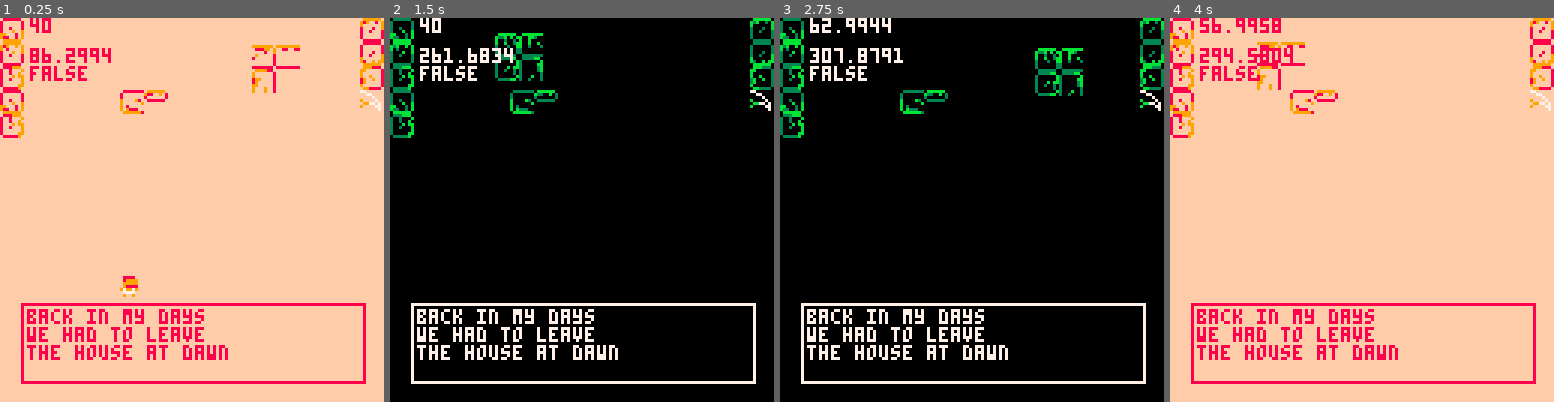
Above: before the commit, frames 1-4 (left to right).
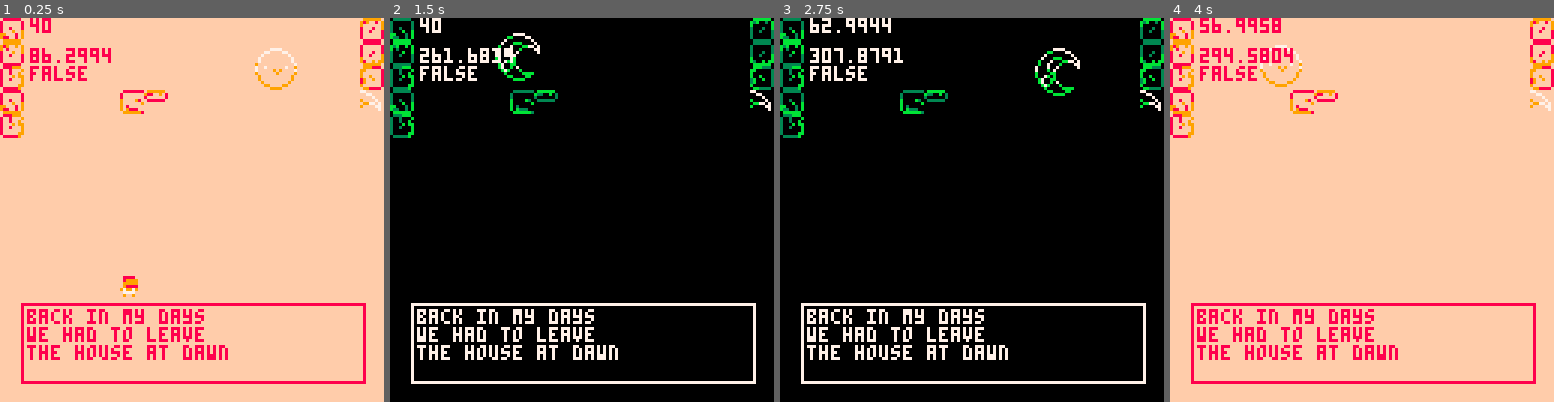
Above: after the commit, the same moments.

Repository: NataliaPrzemylska/milk1-way
Game: PICO-8 cartridge milkjourney.p8
The game is run twice, just before and just after one commit, with the same random seed, the same clock (stepped at 60 frames per second) and the same inputs.
Inputs:
- Up to frame 1 (0.25 s): no input
- Up to frame 2 (1.5 s): tap X (X key) at 0.33, 1.07 s; tap O (Z key) at 0.7 s
- Up to frame 3 (2.75 s): hold Right 1.6-2.1 s; tap O (Z key) at 1.7, 2.1, 2.5 s; tap X (X key) at 1.85 s; hold Up 2.15-2.42 s; hold Right from 2.47 s (still down)
- Up to frame 4 (4 s): tap O (Z key) at 2.9, 3.3, 3.7 s; tap X (X key) at 2.97 s; release Right at 3.03 s; hold Left 3.08-3.58 s

The runs differ from the first frame. In frame 1, 0.6% of the frame differs, in the area x 65-79%, y 7-20%; in frame 2, 0.9%; in frame 3, 0.9%, in the area x 66-79%, y 7-21%; in frame 4, 0.6%.

Commit message:
spawn cordinates for first 4 levels update

Diff:
--- a/levels.lua
+++ b/levels.lua
@@ -2,21 +2,21 @@
 
 levels = {}
 levels[1] = { left_lvl=nil, right_lvl=2, mapX=0, mapY=0,
-    spawn_left={x=10, y=20}, spawn_right={x=120, y=32},
+    spawn_left={x=10, y=20}, spawn_right={x=120, y=40},
     quote="back in my days\nwe had to leave\nthe house at dawn"}
 
 levels[2] = { left_lvl=1, right_lvl=3, mapX=1, mapY=0,
-    spawn_left={x=1, y=64}, spawn_right={x=120, y=16},
+    spawn_left={x=1, y=40}, spawn_right={x=120, y=80},
     quote="back in my days\nwe had to walk uphill\nall the way"}
 
-levels[3] = { left_lvl=2, right_lvl=4, mapX=1, mapY=0,
-    spawn_left={x=1, y=64}, spawn_right={x=120, y=16},
+levels[3] = { left_lvl=2, right_lvl=4, mapX=2, mapY=0,
+    spawn_left={x=1, y=80}, spawn_right={x=120, y=16},
     quote="and the hills\nwere *really* tall"}
 
-levels[4] = { left_lvl=3, right_lvl=nil, mapX=2, mapY=0,
-    spawn_left={x=1, y=64}, spawn_right=nil,
+levels[4] = { left_lvl=3, right_lvl=nil , mapX=3, mapY=0,
+    spawn_left={x=1, y=16}, spawn_right=nil,
     quote="but I finally found the cow",
-    cow_location={x=64, y=32, width=8, height=8}}
+    cow_location={x=64, y=49, width=8, height=8}}
 
 mapX = levels[1].mapX
 mapY = levels[1].mapY
@@ -54,9 +54,9 @@
     levels[1].quote = "and this is how i got\nthe fresh milk for us"
     quote = levels[level_index].quote
 
-    levels[4].left_lvl = 1
+    levels[4].left_lvl = 5
 
-    mset(8, 3, 66)
+    --mset(8, 3, 66)
 end
 
 function draw_level()
@@ -124,5 +124,5 @@
     local x = sun_position * (128 - width)
     local y = 32 * (1 + sin(sun_position / 2))
 
-    spr(day and 84 or 82, x, y, width / 8, height / 8)
+    spr(day and 130 or 128, x, y, width / 8, height / 8)
 end
